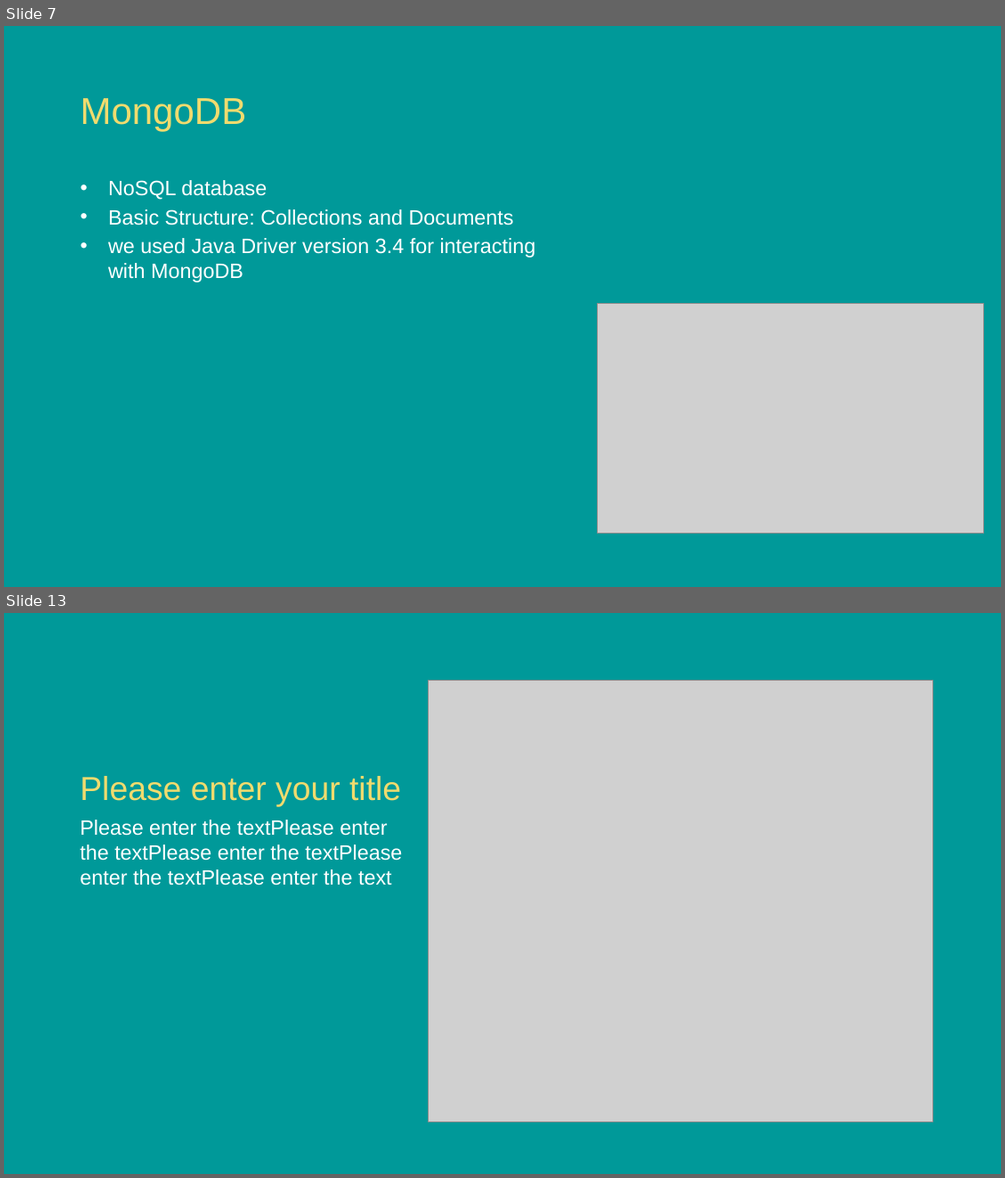
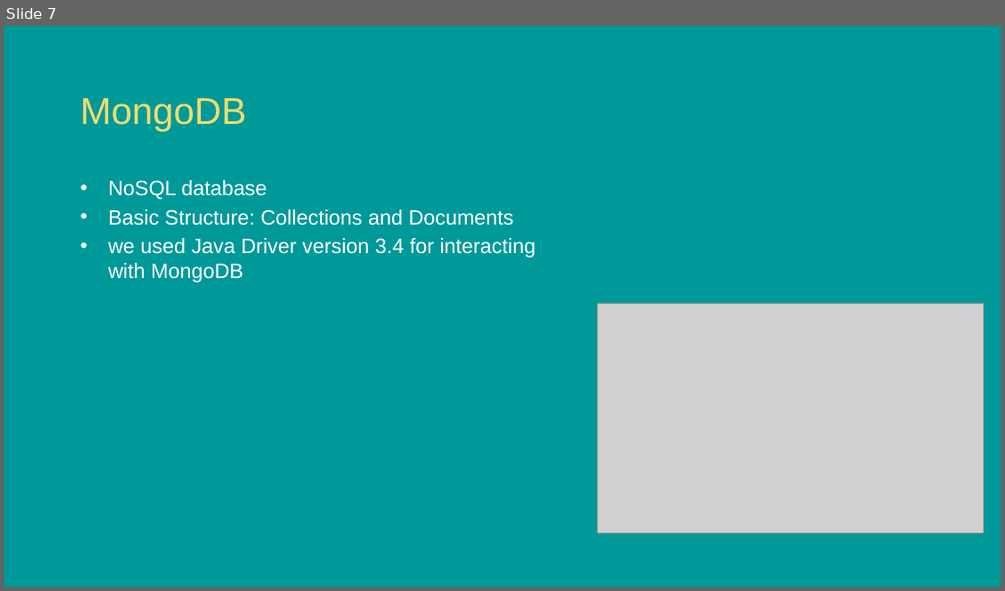
Before and after one commit to caspargross/ActivityAnalyser, a slide deck: TrackFit _Presentation.pptx. Shown one above the other, each under a label of ours: slides 7 and 13 before the commit, slide 7 after it; the slides between them are not shown. The pictures are 1005x1178 and 1005x591 pixels, drawn with LibreOffice and Linux fonts; fonts in the diff are those of the drawing; grey boxes stand for pictures; background and template pictures are left out. Boxes give left, top, right and bottom in pixels: in the first picture for what was removed or moved away, otherwise in the second. Text is boxed around its words. In the diff, an @@ line names an element or a change of style, - is before the commit and + after.

```diff
--- a/TrackFit _Presentation.pptx
+++ b/TrackFit _Presentation.pptx
@@ slide 13 removed at bbox=[4, 613, 1001, 1174], background picture (left out) @@
@@ picture removed at bbox=[428, 680, 933, 1121] @@
@@ text removed at bbox=[80, 776, 401, 807] @@
-Please enter your title
@@ text removed at bbox=[80, 819, 402, 885] @@
-Please enter the textPlease enter the textPlease enter the textPlease enter the textPlease enter the text
```
Also in this commit, not shown: 1 slide changed, 4 slides added, 27 other slides removed, 3 other files.
